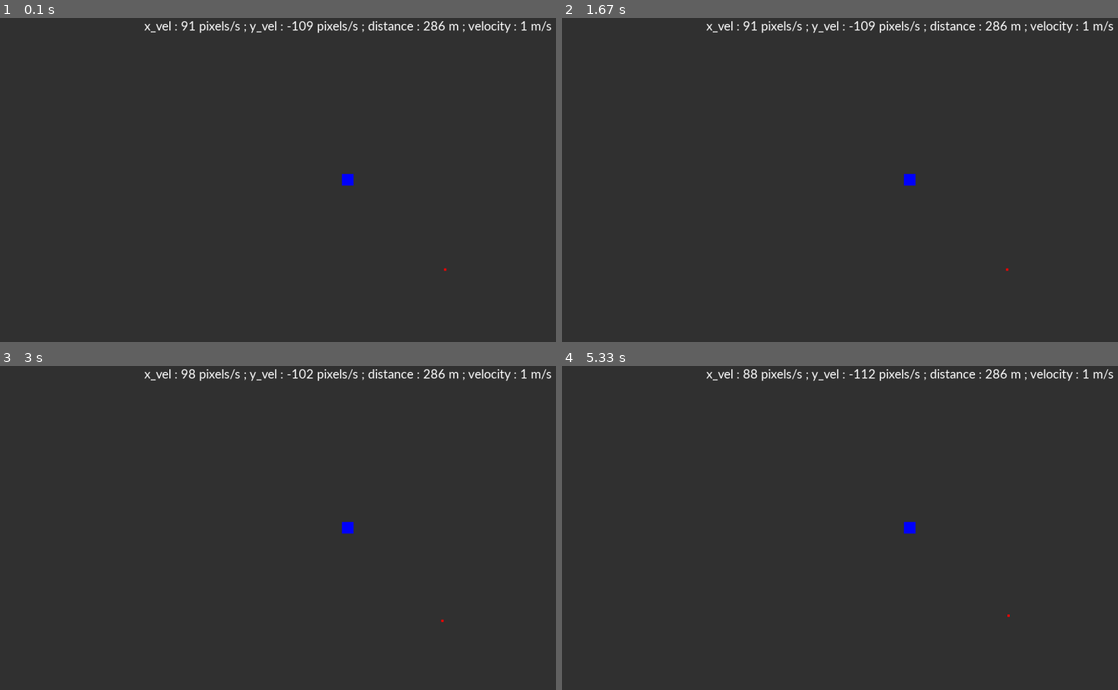
Above: before the commit, frames 1-4 (two rows, left to right).
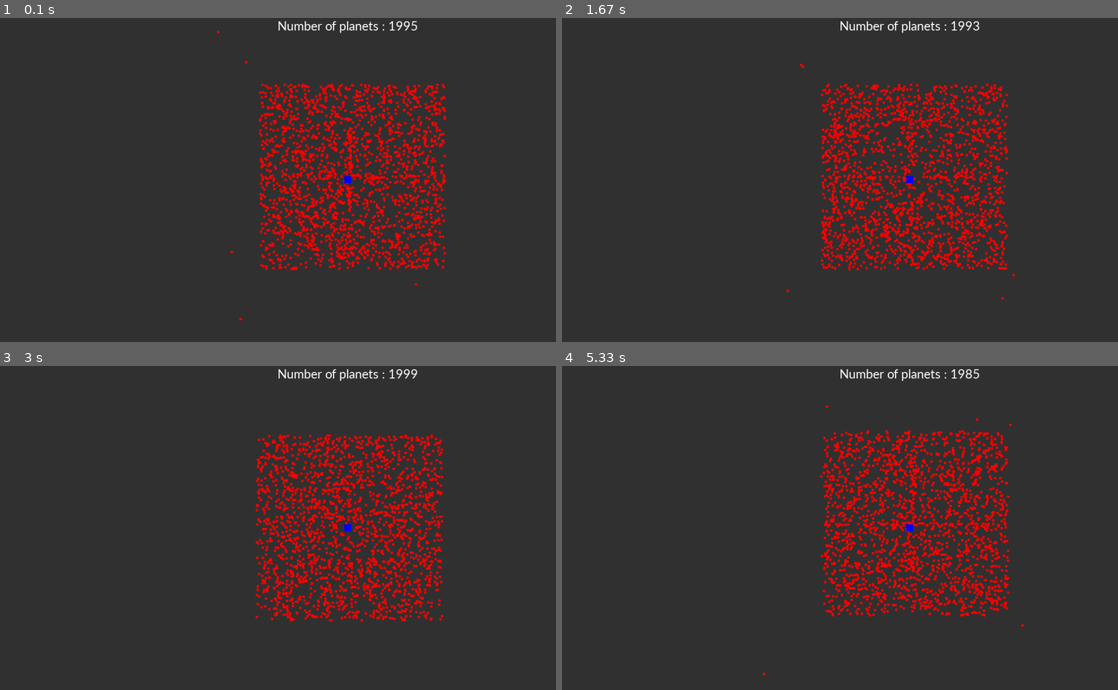
Above: after the commit, the same moments.

Repository: Manan-200/Python
Game: pygame game, started from Random_programs/gravity.py
Same seed, same stepped clock (60 frames per second), same inputs: the game is played once before the commit and once after it.
Inputs (mouse positions are in pixels of both pictures, inside the frame that each line leads up to):
- Up to frame 1 (0.1 s): no input
- Up to frame 2 (1.67 s): tap Space at 0.33, 1.07, 1.37, 1.57 s; click (912, 199) at 0.72 s
- Up to frame 3 (3 s): tap Space at 1.9, 2.2, 2.4, 2.7, 2.97 s
- Up to frame 4 (5.33 s): tap Space at 3.3, 3.6, 3.73, 4.13, 4.43, 4.8, 5.2 s

The runs differ from the first frame. In frame 1, 8.2% of the frame differs, in the area x 26-100%, y 0-94%; in frame 2, 8.2%; in frame 3, 8.3%, in the area x 26-100%, y 0-80%; in frame 4, 8.1%.

Commit message:
Completed!

Diff:
--- a/Random_programs/gravity.py
+++ b/Random_programs/gravity.py
@@ -1,4 +1,4 @@
-import pygame
+import pygame, random
 
 pygame.font.init()
 
@@ -12,7 +12,9 @@
 G = 6.67 * 10 ** (-11)
 R = 0
 pos_x_list, pos_y_list = [], []
-barriers = True
+planet_list = []
+planets = 2000
+barriers = False
 movable = False
 
 stats_font = pygame.font.SysFont("calibri", 30)
@@ -35,6 +37,7 @@
         self.h = h
         self.mass = mass
         self.Rect = None
+        self.x_vel, self.y_vel = xi, yi
 
     def draw(self):
         self.Rect = pygame.Rect(self.x, self.y, self.w, self.h)
@@ -52,9 +55,13 @@
         pygame.draw.rect(win, (0, 0, 255), self.Rect)
 
 if movable:
-    planet = Planet(pygame.mouse.get_pos()[0] + 200, pygame.mouse.get_pos()[1] + 200, 5, 5, planet_mass)
+    for i in range(planets):
+        planet = Planet(pygame.mouse.get_pos()[0] + random.randrange(-200, 200), pygame.mouse.get_pos()[1] + random.randrange(-200, 200), 5, 5, planet_mass)
+        planet_list.append(planet)
 else:
-    planet = Planet(width/2 + 200, height/2 + 200, 5, 5, planet_mass)
+    for i in range(planets):
+        planet = Planet(width/2 + random.randrange(-200, 200), height/2 + random.randrange(-200, 200), 5, 5, planet_mass)
+        planet_list.append(planet)
 
 while True:
 
@@ -64,13 +71,17 @@
         #Resetting the variables
         if event.type == pygame.KEYDOWN:
             if event.key == pygame.K_SPACE:
-                if movable:
-                    planet = Planet(pygame.mouse.get_pos()[0] + 200, pygame.mouse.get_pos()[1] + 200, 5, 5, planet_mass)
-                else:
-                    planet = Planet(width/2 + 200, height/2 + 200, 5, 5, planet_mass)
-                x_vel, y_vel = xi, yi
+                planet_list = []
                 vel = 0
                 pos_x_list, pos_y_list = [], []
+                if movable:
+                    for i in range(planets):
+                        planet = Planet(pygame.mouse.get_pos()[0] + random.randrange(-200, 200), pygame.mouse.get_pos()[1] + random.randrange(-200, 200), 5, 5, planet_mass)
+                        planet_list.append(planet)
+                else:
+                    for i in range(planets):
+                        planet = Planet(width/2 + random.randrange(-200, 200), height/2 + random.randrange(-200, 200), 5, 5, planet_mass)
+                        planet_list.append(planet)
 
     clock.tick(fps)
 
@@ -81,56 +92,64 @@
 
     #Making star class at mouse pos if movable is true
     if movable:
-        star = Star(pygame.mouse.get_pos()[0] - 12.5, pygame.mouse.get_pos()[1] - 12.5, 25, 25, star_mass)
+        star = Star(pygame.mouse.get_pos()[0] - (15/2), pygame.mouse.get_pos()[1] - (15/2), 15, 15, star_mass)
     else:
-        star = Star(width/2 - 12.5, height/2 - 12.5, 25, 25, star_mass)
+        star = Star(width/2 - (15/2), height/2 - (15/2), 15, 15, star_mass)
 
-    #Drawing planet and star
-    planet.draw()
-    star.draw()
+    for planet in planet_list:
 
-    #Calculating distance, acceleration and force
-    R = get_distance(star.x + star.w//2, star.y + star.h//2, planet.x + planet.w//2, planet.y + planet.h//2)
-    force = G * star.mass * planet.mass / (R ** 2)
-    accl_x = force / planet_mass
-    accl_y = force / planet_mass
+        #Drawing planet and star
+        planet.draw()
+        star.draw()
 
-    #Calculating velocity
-    pos_x_list.append(planet.x)
-    pos_y_list.append(planet.y)
-    if len(pos_x_list) > 3 and len(pos_y_list) > 3:
-        pos_x_list.remove(pos_x_list[0])
-        pos_y_list.remove(pos_y_list[0])
-    if len(pos_x_list) >= 2 and len(pos_y_list) >= 2:
-        vel = round(get_distance(pos_x_list[-1], pos_y_list[-1], pos_x_list[-2], pos_y_list[-2]))
+        #Calculating distance, acceleration and force
+        R = get_distance(star.x + star.w//2, star.y + star.h//2, planet.x + planet.w//2, planet.y + planet.h//2)
+        force = G * star.mass * planet.mass / (R ** 2)
+        accl_x = force / planet_mass
+        accl_y = force / planet_mass
 
-    #Calculating sign convention of acceleration
-    if (star.x + star.w/2) - (planet.x + planet.w/2) < 0:
-        accl_x *= -1
-    if (star.y + star.h/2) - (planet.y + planet.h/2) < 0:
-        accl_y *= -1
+        #Calculating velocity
+        pos_x_list.append(planet.x)
+        pos_y_list.append(planet.y)
+        if len(pos_x_list) > 3 and len(pos_y_list) > 3:
+            pos_x_list.remove(pos_x_list[0])
+            pos_y_list.remove(pos_y_list[0])
+        if len(pos_x_list) >= 2 and len(pos_y_list) >= 2:
+            vel = round(get_distance(pos_x_list[-1], pos_y_list[-1], pos_x_list[-2], pos_y_list[-2]))
 
-    #Bouncing the planet off the walls if barriers are on
-    if barriers:
-        if planet.x < -500:
-            x_vel *= -1
-        if planet.x > width + 500:
-            x_vel *= -1
-        if planet.y < -500:
-            y_vel *= -1
-        if planet.y > height + 500:
-            y_vel *= -1
+        #Calculating sign convention of acceleration
+        if (star.x + star.w/2) - (planet.x + planet.w/2) < 0:
+            accl_x *= -1
+        if (star.y + star.h/2) - (planet.y + planet.h/2) < 0:
+            accl_y *= -1
 
-    #Adding acceleration to velocites on x and y axis per second
-    x_vel += accl_x/fps
-    y_vel += accl_y/fps
+        #Bouncing the planet off the walls if barriers are on
+        if barriers:
+            if planet.x < -500:
+                planet.x_vel *= -1
+            if planet.x > width + 500:
+                planet.x_vel *= -1
+            if planet.y < -500:
+                planet.y_vel *= -1
+            if planet.y > height + 500:
+                planet.y_vel *= -1
 
-    #Moving the planet per second
-    planet.move_x(x_vel/fps)
-    planet.move_y(y_vel/fps)
+        #Adding acceleration to velocites on x and y axis per second
+        planet.x_vel += accl_x/fps
+        planet.y_vel += accl_y/fps
 
-    #Displaying statistics
-    stats_text = stats_font.render((f"x_vel : {round(x_vel)} pixels/s ; y_vel : {round(y_vel)} pixels/s ; distance : {round(R)} m ; velocity : {vel} m/s"), 1, (255, 255, 255))
-    win.blit(stats_text, (width/2 - stats_text.get_width()/2, 0))
+        #Moving the planet per second
+        planet.move_x(planet.x_vel/fps)
+        planet.move_y(planet.y_vel/fps)
+
+        #Removing planet if it goes out of bounds
+        if planet.x > 1000 or planet.x < -1000 or planet.y > 1000 or planet.y < -1000:
+            planet_list.remove(planet)
+
+        #Displaying statistics
+        """stats_text = stats_font.render((f"x_vel : {round(x_vel)} pixels/s ; y_vel : {round(y_vel)} pixels/s ; distance : {round(R)} m ; velocity : {vel} m/s"), 1, (255, 255, 255))
+        win.blit(stats_text, (width/2 - stats_text.get_width()/2, 0))"""
+    planet_text = stats_font.render((f"Number of planets : {len(planet_list)}"), 1, (255, 255, 255))
+    win.blit(planet_text, (width/2 - planet_text.get_width()/2, 0))
 
     pygame.display.update()
